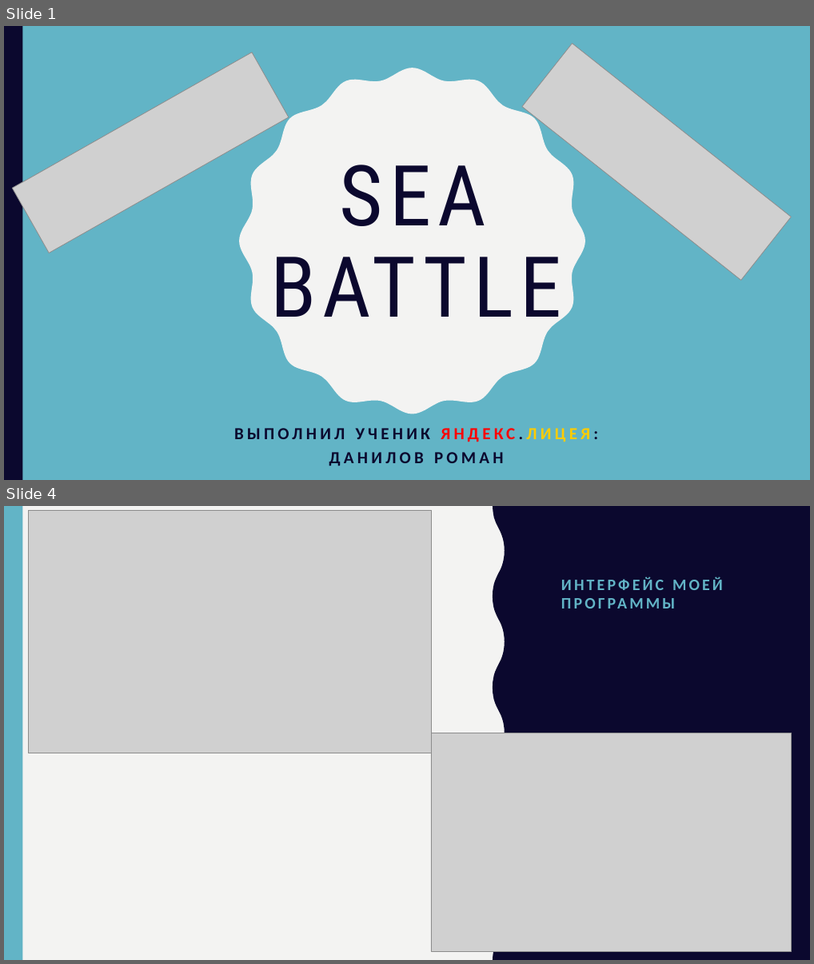
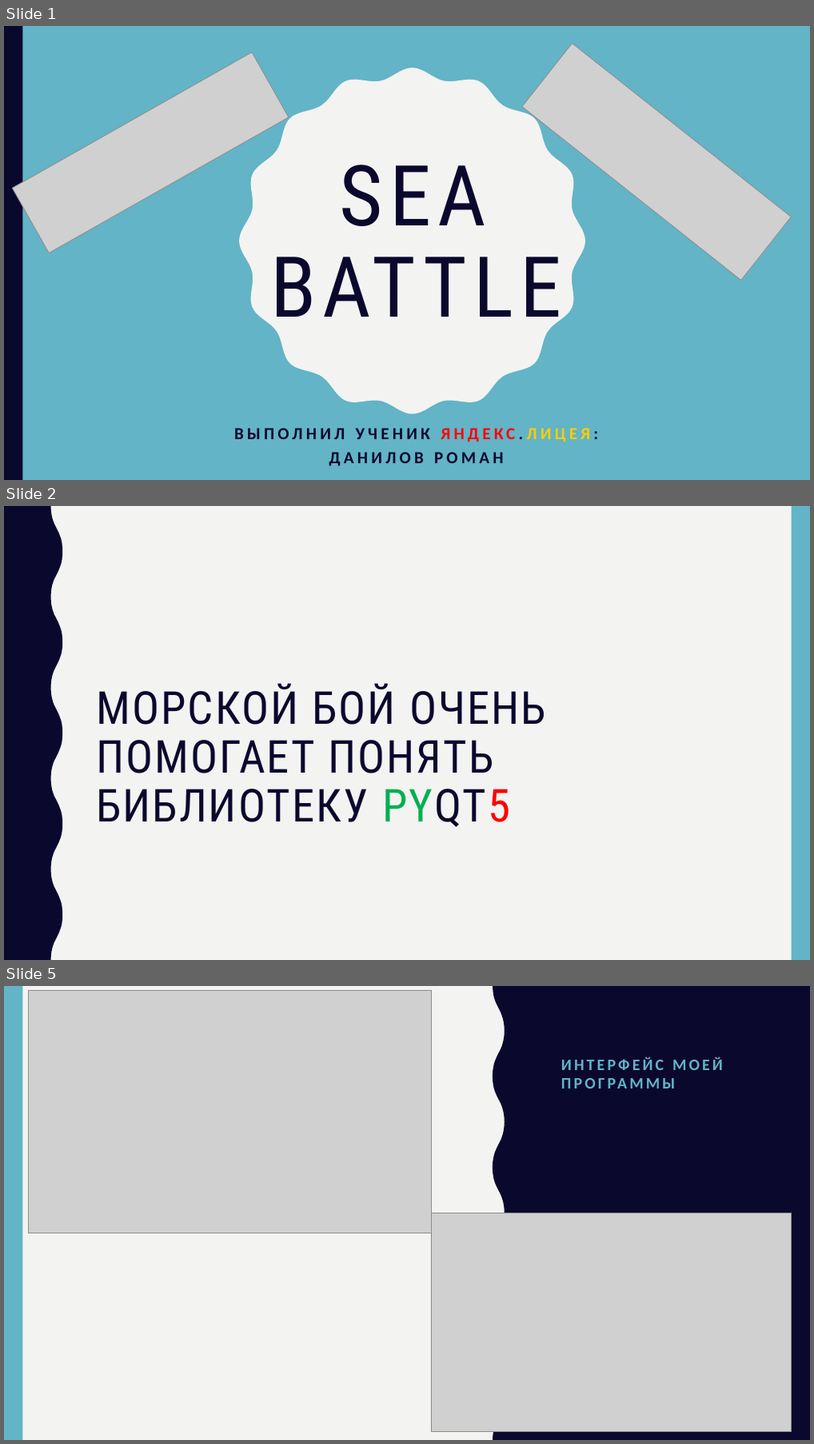
Before and after one commit to romka-best/QT_Project, a slide deck: SEA_BATTLE_PRESENTATION.pptx. Shown one above the other, each under a label of ours: slides 1 and 4 before the commit, slides 1, 2 and 5 after it; the slides between them are not shown. The pictures are 814x964 and 814x1444 pixels, drawn with LibreOffice and Linux fonts; fonts in the diff are those of the drawing; grey boxes stand for pictures. Boxes give left, top, right and bottom in pixels: in the first picture for what was removed or moved away, otherwise in the second. Text is boxed around its words. In the diff, an @@ line names an element or a change of style, - is before the commit and + after.

```diff
--- a/SEA_BATTLE_PRESENTATION.pptx
+++ b/SEA_BATTLE_PRESENTATION.pptx
@@ slide 2 added at <box>4,506,810,960</box>, background #F3F3F2 @@
@@ freeform shape added at <box>4,506,62,960</box>, fill #0B082E @@
@@ rectangle added at <box>792,506,810,960</box>, fill #62B4C6 @@
@@ title added at <box>96,683,546,827</box>, 54 pt, text #0B082E @@
+МОРСКОЙ БОЙ ОЧЕНЬ ПОМОГАЕТ ПОНЯТЬ БИБЛИОТЕКУ PYQT5
@@ what was slide 4 is now slide 5 @@
```
Also in this commit, not shown: 3 slides changed, 17 other files.
